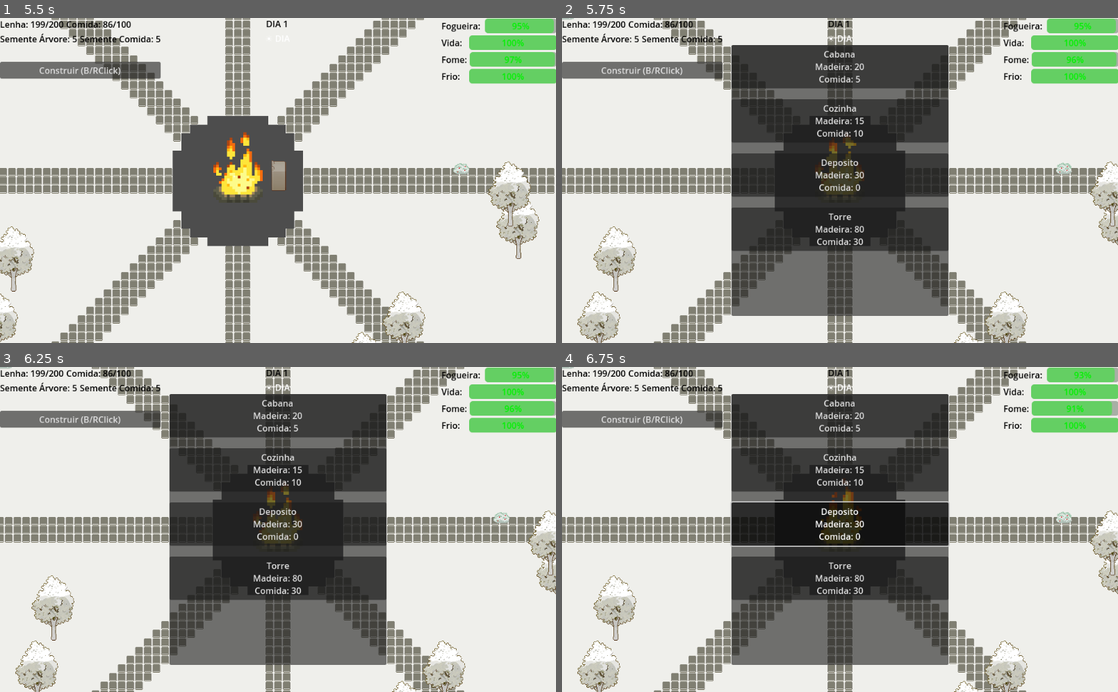
Above: before the commit, frames 1-4 (two rows, left to right).
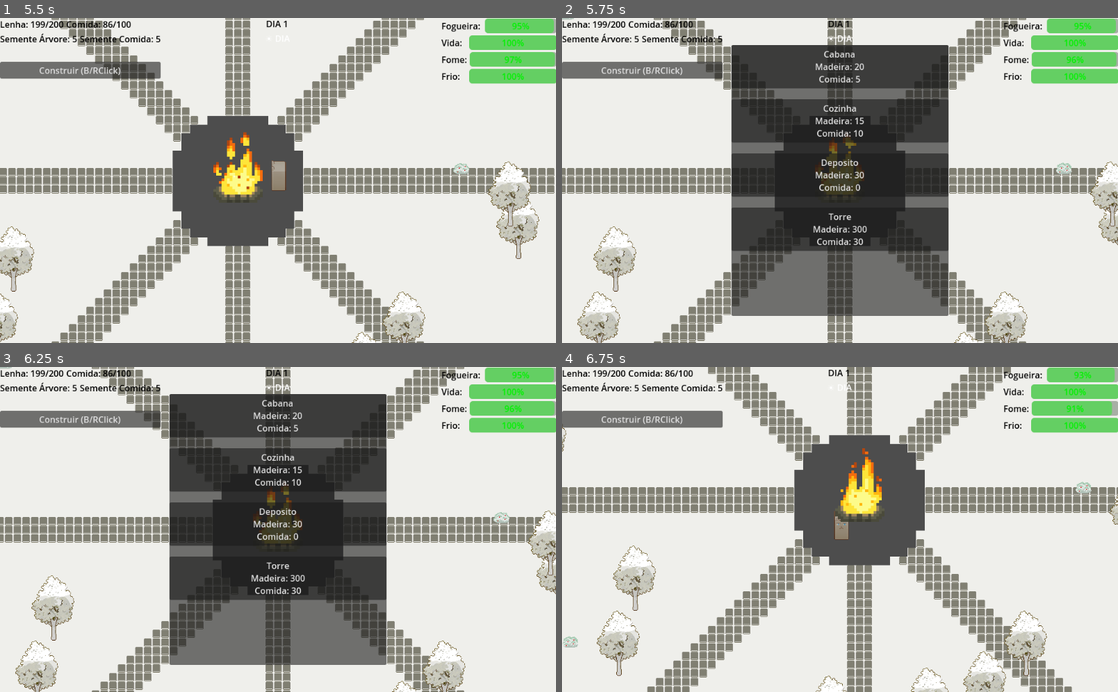
Above: after the commit, the same moments.

Repository: Isabeautiful/last-spark
Game: Godot game, scene res://Scenes/UI/main_menu.tscn
Same seed, same stepped clock (60 frames per second), same inputs: the game is played once before the commit and once after it.
Inputs (mouse positions are in pixels of both pictures, inside the frame that each line leads up to):
- Up to frame 1 (5.5 s): click "Novo Jogo" at 0.5 s; click "Entendi" at 1.25 s; tap Enter at 2 s; move the mouse to (400, 164) at 2.02 s; hold D (Right) 2.03-2.78 s; hold F (Interact) 2.03-2.78 s; click (400, 164) at 2.17 s; tap Space (attack) at 2.3, 2.85 s; move the mouse to (166, 196) at 2.77 s; hold S (Down) 2.78-3.53 s; click (166, 196) at 2.92 s; tap Q (eat) at 3.05 s; move the mouse to (333, 109) at 3.52 s; hold D (Right) 3.53-4.28 s; hold Q (eat) 3.53-4.28 s; click (333, 109) at 3.67 s; tap V (planting_system) at 3.8, 4.35 s; move the mouse to (250, 245) at 4.27 s; hold W (Up) 4.28-5.03 s; click (250, 245) at 4.42 s; tap Shift (run) at 4.55 s; move the mouse to (444, 229) at 5.02 s; hold A (Left) from 5.03 s (still down); hold Shift (run) from 5.03 s (still down); click (444, 229) at 5.17 s; tap F (Interact) at 5.3 s
- Up to frame 2 (5.75 s): keep holding A (Left); keep holding Shift (run); tap B (build_menu) at 5.65 s
- Up to frame 3 (6.25 s): keep holding A (Left); move the mouse to (111, 480) at 5.77 s; release Shift (run) at 5.78 s; tap F (Interact) at 5.85 s; click (111, 480) at 5.92 s; tap Space (attack) at 6.05 s
- Up to frame 4 (6.75 s): tap Backspace (ui_cancel, bound only after the commit) at 6.4 s; move the mouse to (867, 529) at 6.52 s; release A (Left) at 6.53 s; hold S (Down) from 6.53 s (still down); hold Space (attack) from 6.53 s (still down); click (867, 529) at 6.67 s

Frame 1 is identical in both runs. In frame 2, 0.1% of the frame differs, in the area x 45-55%, y 63-67%; in frame 3, 0.1%; in frame 4, 50%, in the area x 0-100%, y 0-100%.

Commit message:
refina scripts

Diff:
--- a/Resources/tower.tres
+++ b/Resources/tower.tres
@@ -8,7 +8,7 @@
 script = ExtResource("1_sxgs3")
 building_name = "Torre"
 building_type = "tower"
-cost_wood = 80
+cost_wood = 300
 cost_food = 30
 construction_time = 10.0
 health = 200
--- a/Scenes/fire.tscn
+++ b/Scenes/fire.tscn
@@ -46,6 +46,9 @@
 collision_mask = 165
 script = ExtResource("1_6cgax")
 
+[node name="ConsumptionTimer" type="Timer" parent="."]
+autostart = true
+
 [node name="LightArea" type="Area2D" parent="."]
 collision_layer = 8
 collision_mask = 53
--- a/Scripts/MapManager.gd
+++ b/Scripts/MapManager.gd
@@ -291,16 +291,10 @@
 		if seed_type == "tree":
 			placed_trees.append(resource)
 			resource.harvested.connect(_on_tree_harvested.bind(resource, position))
-
-			# Efeito visual de crescimento
-			_create_growth_effect(position)
 			return true
 		else:
 			placed_food.append(resource)
 			resource.harvested.connect(_on_bush_harvested.bind(resource, position))
-
-			# Efeito visual de crescimento
-			_create_growth_effect(position)
 			return true
 
 	return false
@@ -312,42 +306,6 @@
 		return planting_system.plant_seed_at_position(position)
 	return false
 
-# Efeito visual de crescimento
-func _create_growth_effect(position: Vector2):
-	# Efeito visual simples de crescimento
-	var effect = Sprite2D.new()
-	var image = Image.create(32, 32, false, Image.FORMAT_RGBA8)
-	image.fill(Color(0, 1, 0, 0.5))
-	var texture = ImageTexture.create_from_image(image)
-	effect.texture = texture
-	effect.global_position = position
-	effect.z_index = 99
-
-	add_child(effect)
-
-	var tween = effect.create_tween()
-	tween.tween_property(effect, "modulate:a", 0.0, 1.0)
-	tween.tween_property(effect, "scale", Vector2(2, 2), 1.0)
-	tween.tween_callback(effect.queue_free)
-
-# Efeito visual de plantio (pode ser diferente do crescimento)
-func _create_planting_effect(position: Vector2):
-	# Efeito visual de plantio
-	var effect = Sprite2D.new()
-	var image = Image.create(24, 24, false, Image.FORMAT_RGBA8)
-	image.fill(Color(0.5, 0.3, 0.1, 0.7))  # Cor marrom para terra
-	var texture = ImageTexture.create_from_image(image)
-	effect.texture = texture
-	effect.global_position = position
-	effect.z_index = 98
-
-	add_child(effect)
-
-	var tween = effect.create_tween()
-	tween.tween_property(effect, "modulate:a", 0.0, 0.8)
-	tween.tween_property(effect, "scale", Vector2(0.5, 0.5), 0.8)
-	tween.tween_callback(effect.queue_free)
-
 func clear_placed_resources(resource_list: Array, pool_type: String):
 	for resource in resource_list:
 		if is_instance_valid(resource):
--- a/Scripts/fire.gd
+++ b/Scripts/fire.gd
@@ -4,6 +4,9 @@
 @export var max_energy: float = 100.0
 @export var base_consumption_rate: float = 0.5
 @export var min_energy_percentage: float = 0.25
+
+# Adicionar uma referência para o Timer que será colocado na cena
+@onready var consumption_timer: Timer = $ConsumptionTimer
 
 var current_energy: float
 var current_consumption_rate: float = 0.5
@@ -51,12 +54,11 @@
 		light_area.area_entered.connect(_on_light_area_area_entered)
 		light_area.add_to_group("fire_light")
 
-	# Timer de consumo
-	var consumption_timer = Timer.new()
-	consumption_timer.wait_time = 1.0
-	consumption_timer.timeout.connect(_on_consumption_timer_timeout)
-	add_child(consumption_timer)
-	consumption_timer.start()
+	# O timer já está na cena, então não precisamos criá-lo aqui.
+	# Certifique-se de que o timer está conectado ao método _on_consumption_timer_timeout.
+	# Isso pode ser feito no editor ou aqui. Vamos conectar via código se não estiver conectado.
+	if not consumption_timer.timeout.is_connected(_on_consumption_timer_timeout):
+		consumption_timer.timeout.connect(_on_consumption_timer_timeout)
 
 func set_warning_status(status,cond):
 	match cond:
--- a/Scripts/game.gd
+++ b/Scripts/game.gd
@@ -36,8 +36,6 @@
 		GameSignals.fire_low_warning.connect(_on_fire_low_warning)
 	if GameSignals.has_user_signal("fire_critical"):
 		GameSignals.fire_critical.connect(_on_fire_critical)
-#	if GameSignals.has_user_signal("player_status_changed"):
-#		GameSignals.player_status_changed.connect(_on_player_status_changed)
 	if GameSignals.has_user_signal("player_died"):
 		GameSignals.player_died.connect(_on_player_died)
 
@@ -47,9 +45,6 @@
 		if shadow_spawner.has_method("set_day"):
 			shadow_spawner.set_day(current_day)
 
-	# Configurar entrada
-	_setup_inputs()
-
 	# Conectar sistema de construção
 	if building_system:
 		building_system.build_mode_changed.connect(_on_build_mode_changed)
@@ -61,32 +56,6 @@
 	# Inicialmente esconder menu
 	if build_menu:
 		build_menu.hide()
-
-func _setup_inputs():
-	# Ação para construção (B)
-	if not InputMap.has_action("build_menu"):
-		InputMap.add_action("build_menu")
-		var event_b = InputEventKey.new()
-		event_b.keycode = KEY_B
-		InputMap.action_add_event("build_menu", event_b)
-
-		var event_mouse = InputEventMouseButton.new()
-		event_mouse.button_index = MOUSE_BUTTON_RIGHT
-		InputMap.action_add_event("build_menu", event_mouse)
-
-	# Ação para comer (Q)
-	if not InputMap.has_action("eat"):
-		InputMap.add_action("eat")
-		var event_q = InputEventKey.new()
-		event_q.keycode = KEY_Q
-		InputMap.action_add_event("eat", event_q)
-
-	# Ação para ativar sistema de plantio (V)
-	if not InputMap.has_action("planting_system"):
-		InputMap.add_action("planting_system")
-		var event_v = InputEventKey.new()
-		event_v.keycode = KEY_V
-		InputMap.action_add_event("planting_system", event_v)
 
 func _input(event):
 	# Abrir/fechar menu de construção (B)
--- a/Scripts/player.gd
+++ b/Scripts/player.gd
@@ -66,8 +66,6 @@
 	action_area.body_exited.connect(_on_action_area_body_exited)
 
 	GameSignals.player_hit.connect(take_damage)
-	# Configurar entrada
-	_setup_input_actions()
 
 func setup_area():
 	# Adicionar grupos para identificação
@@ -94,55 +92,6 @@
 	# Timer de frio
 	cold_timer.timeout.connect(_on_cold_timer_timeout)
 	cold_timer.start()
-
-func _setup_input_actions():
-
-	# Ação de correr (Shift)
-	if not InputMap.has_action("run"):
-		InputMap.add_action("run")
-		var event_shift = InputEventKey.new()
-		event_shift.keycode = KEY_SHIFT
-		InputMap.action_add_event("run", event_shift)
-
-	# Ação de atacar (Barra de Espaço ou Botão Esquerdo do Mouse)
-	if not InputMap.has_action("attack"):
-		InputMap.add_action("attack")
-		# Barra de espaço
-		var event_space = InputEventKey.new()
-		event_space.keycode = KEY_SPACE
-		InputMap.action_add_event("attack", event_space)
-
-		# Botão esquerdo do mouse (para clicar nas sombras)
-		var event_mouse_left = InputEventMouseButton.new()
-		event_mouse_left.button_index = MOUSE_BUTTON_LEFT
-		InputMap.action_add_event("attack", event_mouse_left)
-
-	# Ação de interagir (F ou Clique em recursos/fogo)
-	if not InputMap.has_action("interact"):
-		InputMap.add_action("interact")
-		# Tecla F
-		var event_f = InputEventKey.new()
-		event_f.keycode = KEY_F
-		InputMap.action_add_event("interact", event_f)
-
-		# Botão direito do mouse (para coletar recursos)
-		var event_mouse_right = InputEventMouseButton.new()
-		event_mouse_right.button_index = MOUSE_BUTTON_RIGHT
-		InputMap.action_add_event("interact", event_mouse_right)
-
-	# Ação de comer (Q)
-	if not InputMap.has_action("eat"):
-		InputMap.add_action("eat")
-		var event_q = InputEventKey.new()
-		event_q.keycode = KEY_Q
-		InputMap.action_add_event("eat", event_q)
-
-	# Ação de construção (B) - agora será gerenciada pelo Game.gd
-	if not InputMap.has_action("build_menu"):
-		InputMap.add_action("build_menu")
-		var event_b = InputEventKey.new()
-		event_b.keycode = KEY_B
-		InputMap.action_add_event("build_menu", event_b)
 
 func _physics_process(delta):
 	if not can_process_input:
@@ -214,6 +163,7 @@
 	elif not PlayerStatus.hungry: sum += 0.2
 
 	return sum
+
 func _input(event):
 	if not can_process_input or not can_action:
 		return
@@ -228,7 +178,7 @@
 			if not objects_in_range["resources"].is_empty():
 				harvest_resource()
 
-	elif event.is_action_pressed("interact"):
+	elif event.is_action_pressed("Interact"):
 		# Interage com fogueira se disponível
 		if objects_in_range["fire"] != null:
 			interact_with_fire()
--- a/project.godot
+++ b/project.godot
@@ -28,6 +28,40 @@
 
 [input]
 
+ui_cancel={
+"deadzone": 0.2,
+"events": [Object(InputEventKey,"resource_local_to_scene":false,"resource_name":"","device":-1,"window_id":0,"alt_pressed":false,"shift_pressed":false,"ctrl_pressed":false,"meta_pressed":false,"pressed":false,"keycode":0,"physical_keycode":4194308,"key_label":0,"unicode":0,"location":0,"echo":false,"script":null)
+]
+}
+attack={
+"deadzone": 0.2,
+"events": [Object(InputEventKey,"resource_local_to_scene":false,"resource_name":"","device":-1,"window_id":0,"alt_pressed":false,"shift_pressed":false,"ctrl_pressed":false,"meta_pressed":false,"pressed":false,"keycode":0,"physical_keycode":32,"key_label":0,"unicode":32,"location":0,"echo":false,"script":null)
+, Object(InputEventMouseButton,"resource_local_to_scene":false,"resource_name":"","device":-1,"window_id":0,"alt_pressed":false,"shift_pressed":false,"ctrl_pressed":false,"meta_pressed":false,"button_mask":0,"position":Vector2(0, 0),"global_position":Vector2(0, 0),"factor":1.0,"button_index":1,"canceled":false,"pressed":false,"double_click":false,"script":null)
+]
+}
+Interact={
+"deadzone": 0.2,
+"events": [Object(InputEventKey,"resource_local_to_scene":false,"resource_name":"","device":-1,"window_id":0,"alt_pressed":false,"shift_pressed":false,"ctrl_pressed":false,"meta_pressed":false,"pressed":false,"keycode":0,"physical_keycode":70,"key_label":0,"unicode":102,"location":0,"echo":false,"script":null)
+, Object(InputEventMouseButton,"resource_local_to_scene":false,"resource_name":"","device":-1,"window_id":0,"alt_pressed":false,"shift_pressed":false,"ctrl_pressed":false,"meta_pressed":false,"button_mask":0,"position":Vector2(0, 0),"global_position":Vector2(0, 0),"factor":1.0,"button_index":1,"canceled":false,"pressed":false,"double_click":false,"script":null)
+]
+}
+build_menu={
+"deadzone": 0.2,
+"events": [Object(InputEventKey,"resource_local_to_scene":false,"resource_name":"","device":-1,"window_id":0,"alt_pressed":false,"shift_pressed":false,"ctrl_pressed":false,"meta_pressed":false,"pressed":false,"keycode":0,"physical_keycode":66,"key_label":0,"unicode":98,"location":0,"echo":false,"script":null)
+, Object(InputEventMouseButton,"resource_local_to_scene":false,"resource_name":"","device":-1,"window_id":0,"alt_pressed":false,"shift_pressed":false,"ctrl_pressed":false,"meta_pressed":false,"button_mask":0,"position":Vector2(0, 0),"global_position":Vector2(0, 0),"factor":1.0,"button_index":2,"canceled":false,"pressed":false,"double_click":false,"script":null)
+]
+}
+eat={
+"deadzone": 0.2,
+"events": [Object(InputEventKey,"resource_local_to_scene":false,"resource_name":"","device":-1,"window_id":0,"alt_pressed":false,"shift_pressed":false,"ctrl_pressed":false,"meta_pressed":false,"pressed":false,"keycode":0,"physical_keycode":81,"key_label":0,"unicode":113,"location":0,"echo":false,"script":null)
+, Object(InputEventKey,"resource_local_to_scene":false,"resource_name":"","device":-1,"window_id":0,"alt_pressed":false,"shift_pressed":false,"ctrl_pressed":false,"meta_pressed":false,"pressed":false,"keycode":0,"physical_keycode":69,"key_label":0,"unicode":101,"location":0,"echo":false,"script":null)
+]
+}
+planting_system={
+"deadzone": 0.2,
+"events": [Object(InputEventKey,"resource_local_to_scene":false,"resource_name":"","device":-1,"window_id":0,"alt_pressed":false,"shift_pressed":false,"ctrl_pressed":false,"meta_pressed":false,"pressed":false,"keycode":0,"physical_keycode":86,"key_label":0,"unicode":118,"location":0,"echo":false,"script":null)
+]
+}
 Up={
 "deadzone": 0.2,
 "events": [Object(InputEventKey,"resource_local_to_scene":false,"resource_name":"","device":-1,"window_id":0,"alt_press …(192 unchanged characters)…
@@ -52,24 +86,6 @@
 , Object(InputEventKey,"resource_local_to_scene":false,"resource_name":"","device":-1,"window_id":0,"alt_pressed":false …(186 unchanged characters)…
 ]
 }
-Build={
-"deadzone": 0.2,
-"events": [Object(InputEventKey,"resource_local_to_scene":false,"resource_name":"","device":-1,"window_id":0,"alt_pressed":false,"shift_pressed":false,"ctrl_pressed":false,"meta_pressed":false,"pressed":false,"keycode":0,"physical_keycode":66,"key_label":0,"unicode":98,"location":0,"echo":false,"script":null)
-, Object(InputEventMouseButton,"resource_local_to_scene":false,"resource_name":"","device":-1,"window_id":0,"alt_pressed":false,"shift_pressed":false,"ctrl_pressed":false,"meta_pressed":false,"button_mask":0,"position":Vector2(0, 0),"global_position":Vector2(0, 0),"factor":1.0,"button_index":2,"canceled":false,"pressed":false,"double_click":false,"script":null)
-]
-}
-Interact={
-"deadzone": 0.2,
-"events": [Object(InputEventKey,"resource_local_to_scene":false,"resource_name":"","device":-1,"window_id":0,"alt_pressed":false,"shift_pressed":false,"ctrl_pressed":false,"meta_pressed":false,"pressed":false,"keycode":0,"physical_keycode":70,"key_label":0,"unicode":102,"location":0,"echo":false,"script":null)
-, Object(InputEventMouseButton,"resource_local_to_scene":false,"resource_name":"","device":-1,"window_id":0,"alt_pressed":false,"shift_pressed":false,"ctrl_pressed":false,"meta_pressed":false,"button_mask":0,"position":Vector2(0, 0),"global_position":Vector2(0, 0),"factor":1.0,"button_index":1,"canceled":false,"pressed":false,"double_click":false,"script":null)
-]
-}
-eat={
-"deadzone": 0.2,
-"events": [Object(InputEventKey,"resource_local_to_scene":false,"resource_name":"","device":-1,"window_id":0,"alt_pressed":false,"shift_pressed":false,"ctrl_pressed":false,"meta_pressed":false,"pressed":false,"keycode":0,"physical_keycode":81,"key_label":0,"unicode":113,"location":0,"echo":false,"script":null)
-, Object(InputEventKey,"resource_local_to_scene":false,"resource_name":"","device":-1,"window_id":0,"alt_pressed":false,"shift_pressed":false,"ctrl_pressed":false,"meta_pressed":false,"pressed":false,"keycode":0,"physical_keycode":69,"key_label":0,"unicode":101,"location":0,"echo":false,"script":null)
-]
-}
 run={
 "deadzone": 0.2,
 "events": [Object(InputEventKey,"resource_local_to_scene":false,"resource_name":"","device":-1,"window_id":0,"alt_press …(195 unchanged characters)…
@@ -88,11 +104,6 @@
 collect_seeds={
 "deadzone": 0.2,
 "events": [Object(InputEventKey,"resource_local_to_scene":false,"resource_name":"","device":-1,"window_id":0,"alt_press …(191 unchanged characters)…
-]
-}
-planting_system={
-"deadzone": 0.2,
-"events": [Object(InputEventKey,"resource_local_to_scene":false,"resource_name":"","device":-1,"window_id":0,"alt_pressed":false,"shift_pressed":false,"ctrl_pressed":false,"meta_pressed":false,"pressed":false,"keycode":0,"physical_keycode":86,"key_label":0,"unicode":118,"location":0,"echo":false,"script":null)
 ]
 }
 
